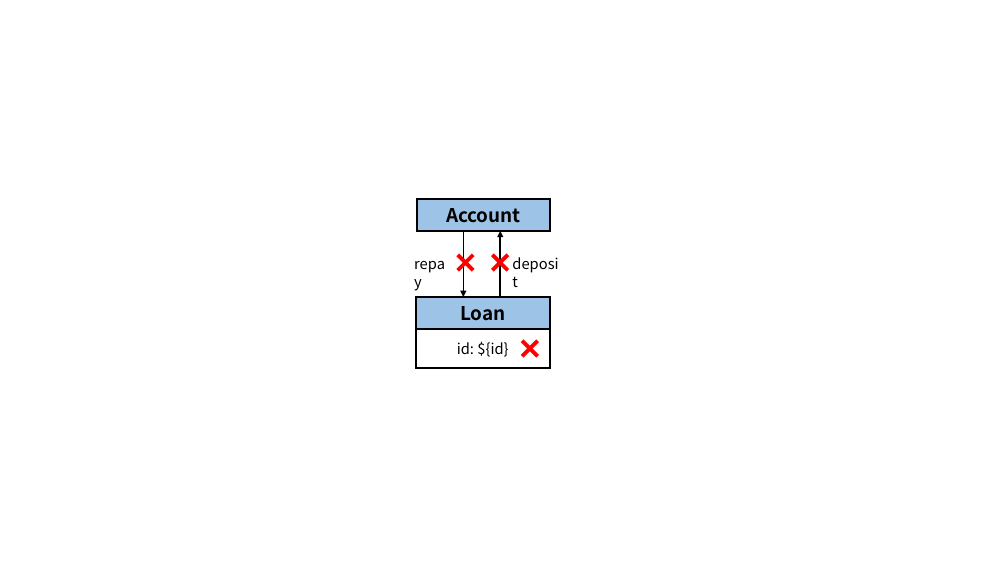
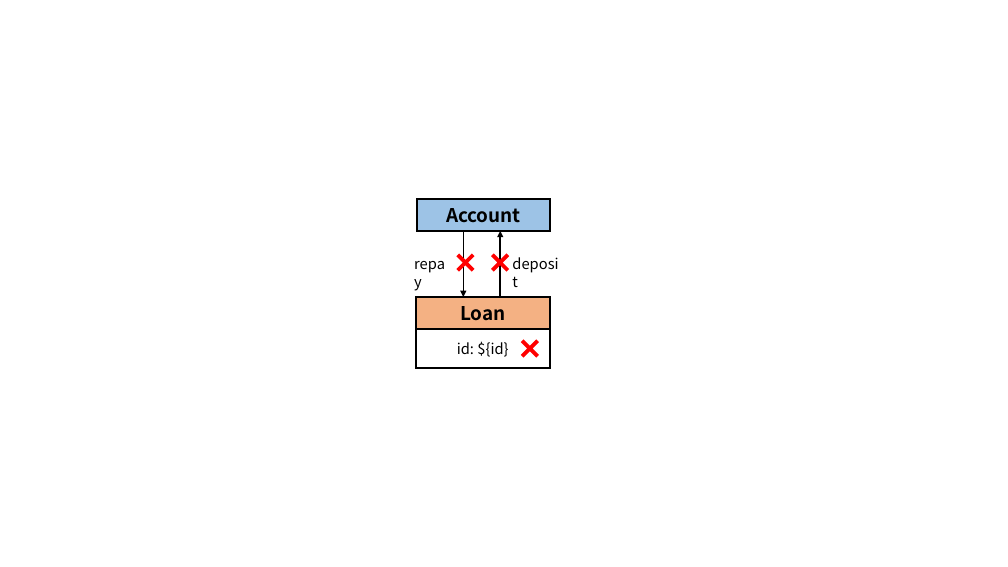
Before and after one commit to ldbc/ldbc_finbench_docs, a slide deck: slide 14 of patterns/transaction-write.pptx. Drawn at 1008x567 pixels with LibreOffice and Linux fonts; fonts in the diff are those of the drawing. Boxes give left, top, right and bottom in pixels: in the first picture for what was removed or moved away, otherwise in the second. Text is boxed around its words. In the diff, an @@ line names an element or a change of style, - is before the commit and + after.

```diff
--- a/patterns/transaction-write.pptx
+++ b/patterns/transaction-write.pptx
@@ rectangle "Loan" at [416,297,550,329]: fill #9DC3E6 to #F4B183; outline #000000 1.75 pt to #000000 2 pt @@
@@ rectangle "id: ${id}" at [416,329,550,368]: outline #000000 1.75 pt to #000000 2 pt @@
```
Also in this commit, not shown: 13 other slides changed, 1 slide added, 51 other files.
